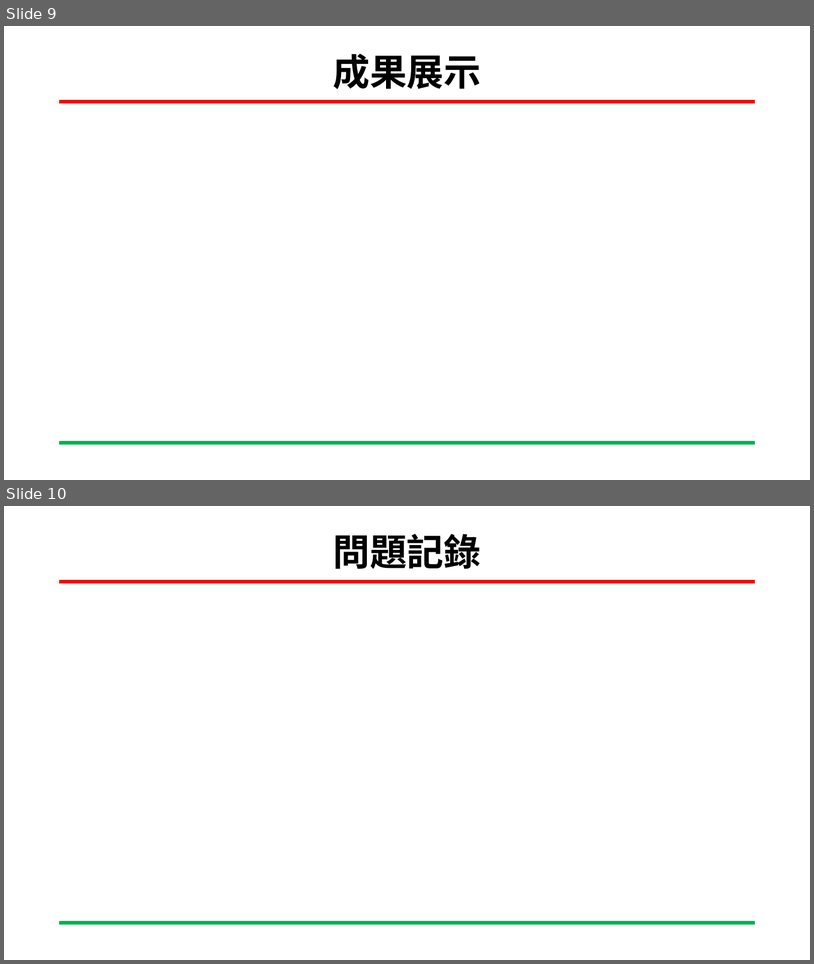
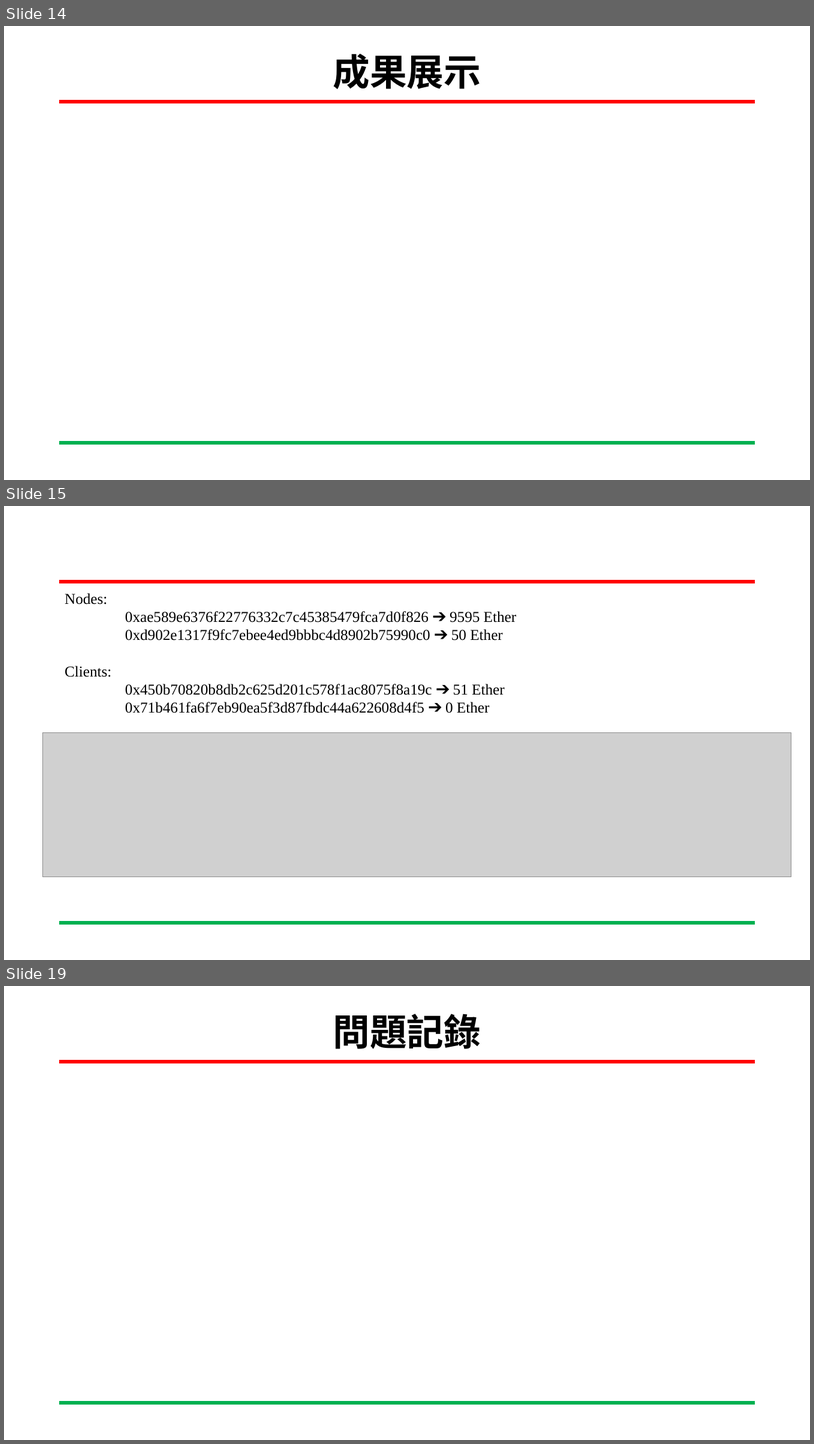
Before and after one commit to San-Zero/Senior-Project, a slide deck: 專題-私有以太坊區塊鏈實作以及其硬體加速方法調查-劉益彤.pptx. Shown one above the other, each under a label of ours: slides 9 and 10 before the commit, slides 14, 15 and 19 after it; the slides between them are not shown. The pictures are 814x964 and 814x1444 pixels, drawn with LibreOffice and Linux fonts; fonts in the diff are those of the drawing; grey boxes stand for pictures; background and template pictures are left out. Boxes give left, top, right and bottom in pixels: in the first picture for what was removed or moved away, otherwise in the second. Text is boxed around its words. In the diff, an @@ line names an element or a change of style, - is before the commit and + after.

```diff
--- a/專題-私有以太坊區塊鏈實作以及其硬體加速方法調查-劉益彤.pptx
+++ b/專題-私有以太坊區塊鏈實作以及其硬體加速方法調查-劉益彤.pptx
@@ slide 15 added at (4, 506, 810, 960), background #FFFFFF; not listed: 2 template elements that a slide beside it also shows @@
@@ text added at (65, 593, 517, 713), 18 pt, text #000000 @@
+Nodes:
+0xae589e6376f22776332c7c45385479fca7d0f826 ➔ 9595 Ether
+0xd902e1317f9fc7ebee4ed9bbbc4d8902b75990c0 ➔ 50 Ether
+Clients:
+0x450b70820b8db2c625d201c578f1ac8075f8a19c ➔ 51 Ether
+0x71b461fa6f7eb90ea5f3d87fbdc44a622608d4f5 ➔ 0 Ether
@@ picture added at (43, 733, 792, 876) @@
@@ what was slide 9 is now slide 14 @@
@@ what was slide 10 is now slide 19 @@
```
Also in this commit, not shown: 2 slides changed, 8 other slides added, 6 other files.
